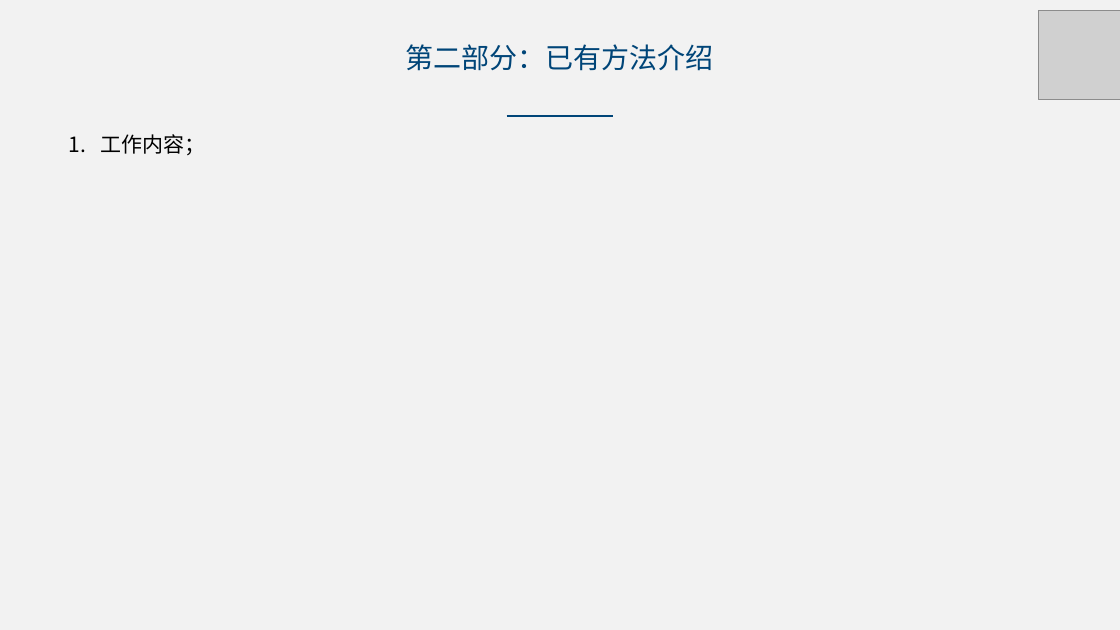
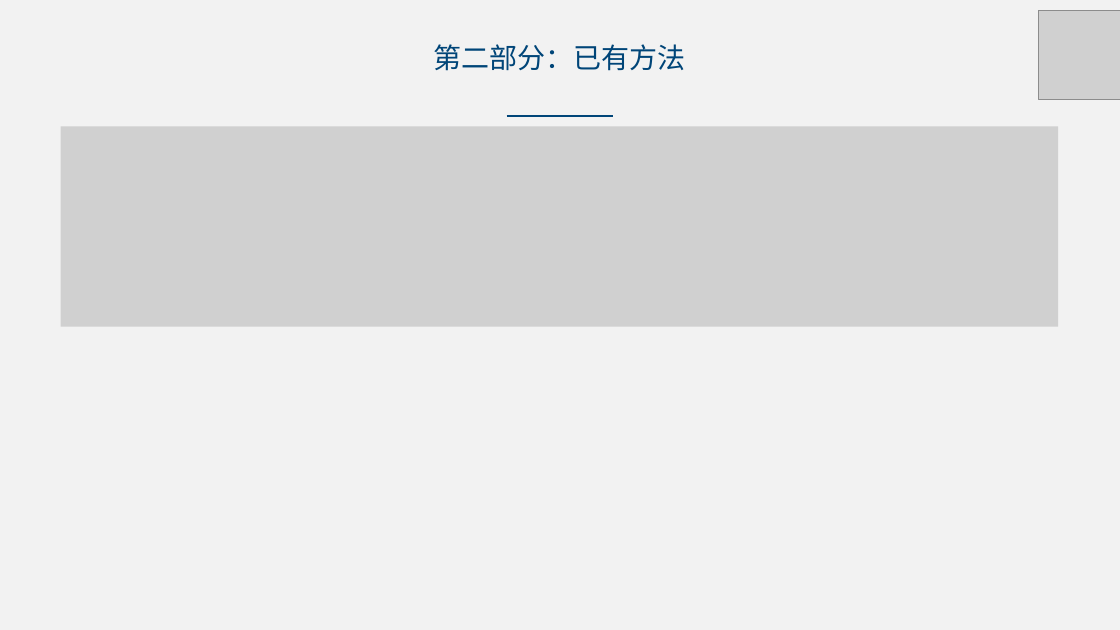
Before and after one commit to ybqu/courses, a slide deck: slide 7 of master/研究生工作/组会/屈原斌-组会-20201005.pptx (slide 4 before the commit). Drawn at 1120x630 pixels with LibreOffice and Linux fonts; fonts in the diff are those of the drawing; grey boxes stand for pictures. Boxes give left, top, right and bottom in pixels: in the first picture for what was removed or moved away, otherwise in the second. Text is boxed around its words. In the diff, an @@ line names an element or a change of style, - is before the commit and + after.

```diff
--- a/master/研究生工作/组会/屈原斌-组会-20201005.pptx
+++ b/master/研究生工作/组会/屈原斌-组会-20201005.pptx
@@ text at <box>434,44,686,71</box>: text changed @@
-第二部分：已有方法介绍
+第二部分：已有方法
@@ picture added at <box>60,127,1059,327</box> @@
@@ text removed at <box>100,134,205,155</box> @@
-1. 工作内容；
```
Also in this commit, not shown: 3 other slides changed, 14 slides added, 1 slide removed, 1 other file.
